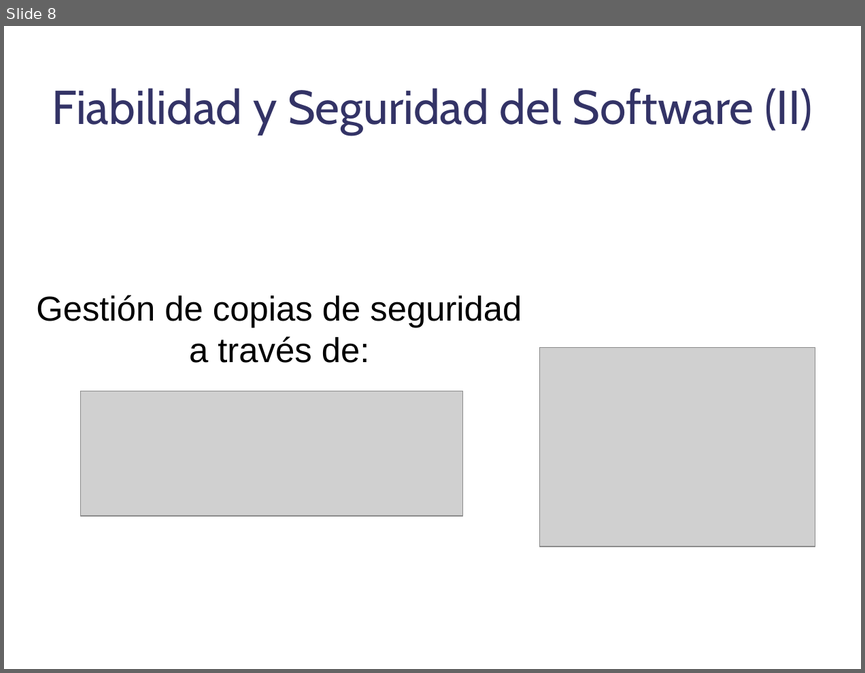
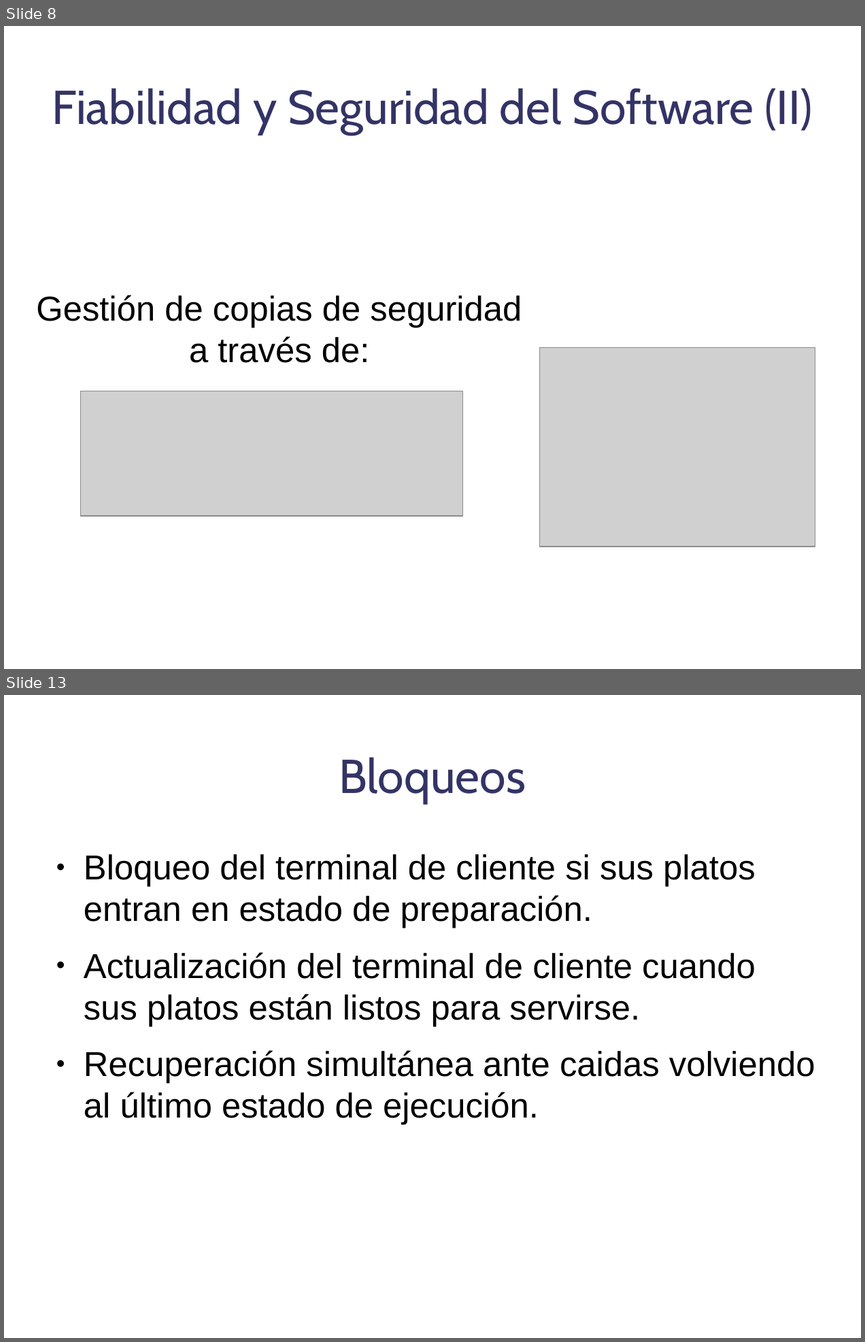
Before and after one commit to danoco78/touchteam, a slide deck: 3_iteracion/Planificacion/Presentacion Final.odp. Shown one above the other, each under a label of ours: slide 8 before the commit, slides 8 and 13 after it; the slides between them are not shown. The pictures are 865x673 and 865x1342 pixels, drawn with LibreOffice and Linux fonts; fonts in the diff are those of the drawing; grey boxes stand for pictures; background and template pictures are left out. Boxes give left, top, right and bottom in pixels: in the first picture for what was removed or moved away, otherwise in the second. Text is boxed around its words. In the diff, an @@ line names an element or a change of style, - is before the commit and + after.

```diff
--- a/3_iteracion/Planificacion/Presentacion Final.odp
+++ b/3_iteracion/Planificacion/Presentacion Final.odp
@@ slide 13 added at [4,695,861,1338], background picture (left out) @@
@@ title added at [339,757,526,804], 44 pt, text #333366 @@
+Bloqueos
@@ text added at [84,854,815,1125], 32 pt, text #000000 @@
+● Bloqueo del terminal de cliente si sus platos entran en estado de preparación.
+● Actualización del terminal de cliente cuando sus platos están listos para servirse.
+● Recuperación simultánea ante caidas volviendo al último estado de ejecución.
```
Also in this commit, not shown: 6 other slides added.
